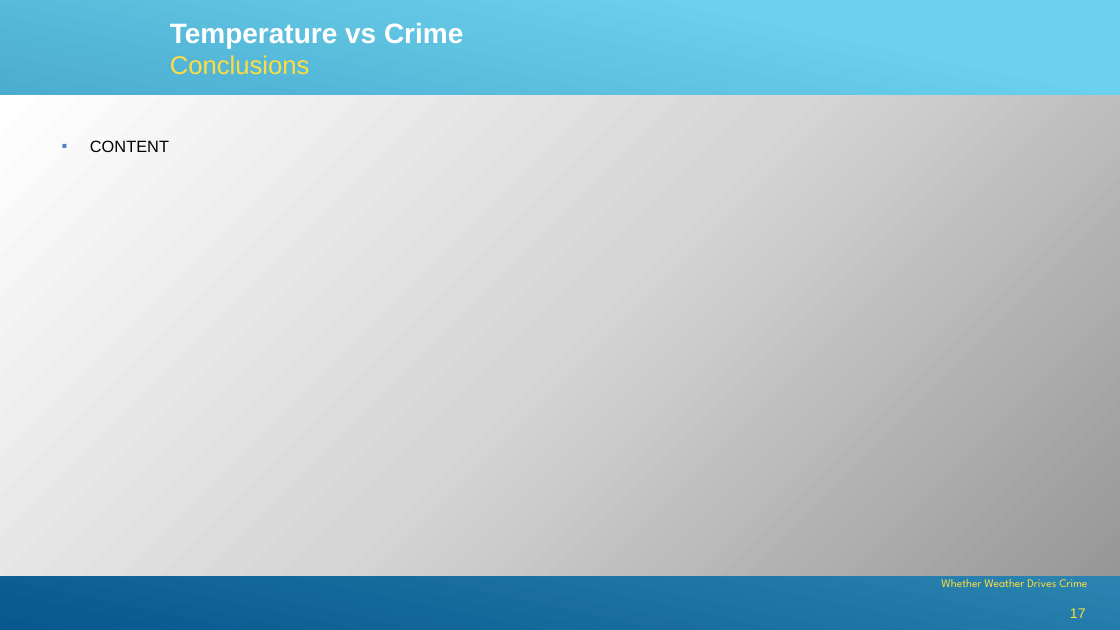
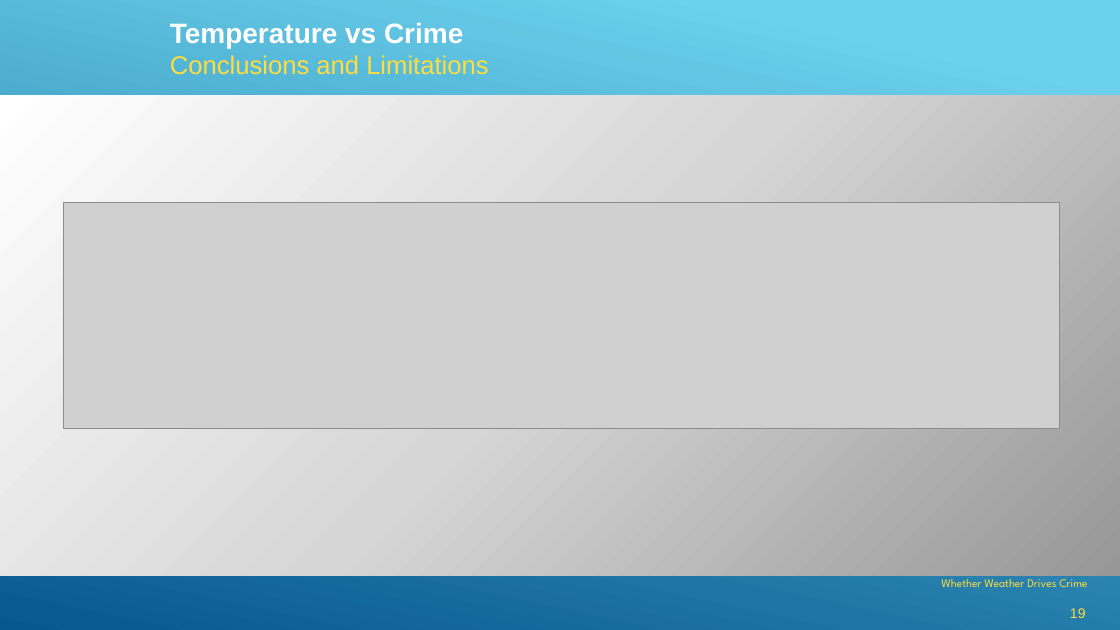
Before and after one commit to minnawoo/Whether-Weather-Drives-Crime, a slide deck: slide 19 of Whether Weather Drives Crime.pptx (slide 17 before the commit). Drawn at 1120x630 pixels with LibreOffice and Linux fonts; fonts in the diff are those of the drawing; grey boxes stand for pictures. Boxes give left, top, right and bottom in pixels: in the first picture for what was removed or moved away, otherwise in the second. Text is boxed around its words. In the diff, an @@ line names an element or a change of style, - is before the commit and + after.

```diff
--- a/Whether Weather Drives Crime.pptx
+++ b/Whether Weather Drives Crime.pptx
@@ text at [170,22,488,74]: text changed; size 24 to 22 pt; text colour #FFFFFF to #FFDD3E; bold off @@
-Temperature vs Crime
-Conclusions
+Temperature vs Crime
+Conclusions and Limitations
@@ text removed at [90,140,169,152] @@
-▪ CONTENT
@@ picture added at [63,202,1060,429] @@
@@ page number at [1070,608,1086,618]: text changed @@
-17
+19
```
Also in this commit, not shown: 1 other slide changed, 2 slides added, 1 other file.
